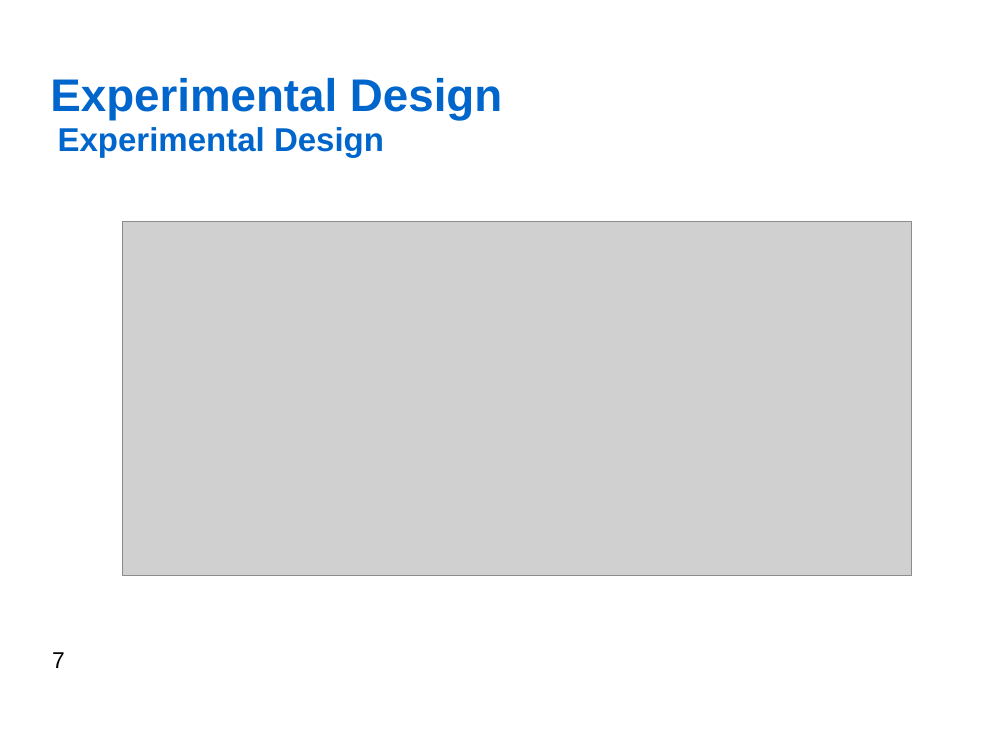
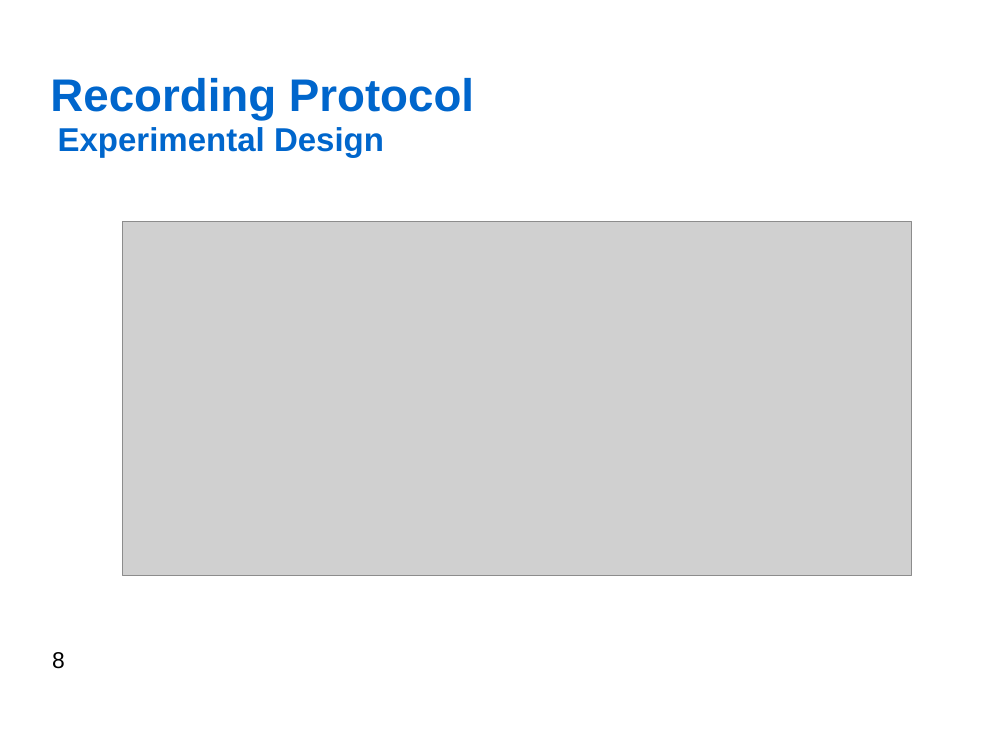
Before and after one commit to jfedjaev/NSTresearchPractice, a slide deck: slide 8 of Report/Presentation/Fedjaev_ResearchPractice.odp (slide 7 before the commit). Drawn at 1008x756 pixels with LibreOffice and Linux fonts; fonts in the diff are those of the drawing; grey boxes stand for pictures; background and template pictures are left out. Boxes give left, top, right and bottom in pixels: in the first picture for what was removed or moved away, otherwise in the second. Text is boxed around its words. In the diff, an @@ line names an element or a change of style, - is before the commit and + after.

```diff
--- a/Report/Presentation/Fedjaev_ResearchPractice.odp
+++ b/Report/Presentation/Fedjaev_ResearchPractice.odp
@@ title at (x1=50, y1=78, x2=474, y2=120): text changed @@
-Experimental Design
+Recording Protocol
@@ page number at (x1=52, y1=652, x2=65, y2=669): text changed @@
-7
+8
```
Also in this commit, not shown: 11 other slides changed, 4 slides added, 3 slides removed, 2 other files.
